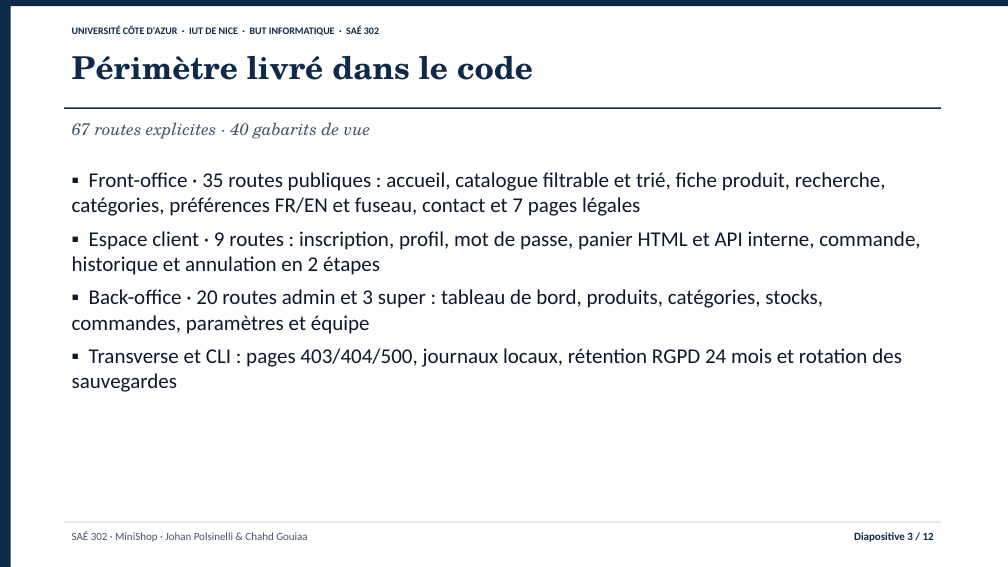
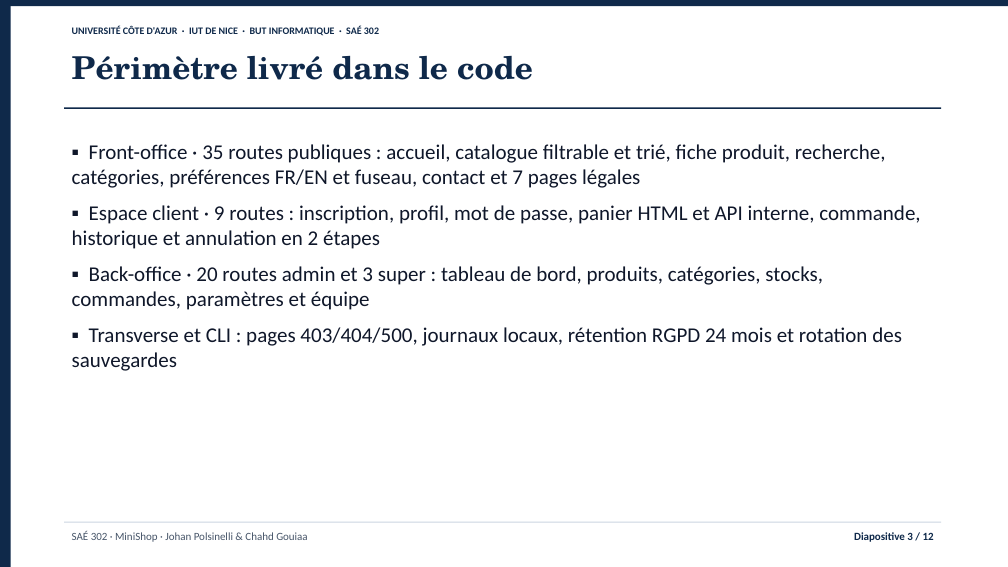
Before and after one commit to jojo8356/SAE-302, a slide deck: slide 3 of livrables/minishop-soutenance.pptx. Drawn at 1008x567 pixels with LibreOffice and Linux fonts; fonts in the diff are those of the drawing. Boxes give left, top, right and bottom in pixels: in the first picture for what was removed or moved away, otherwise in the second. Text is boxed around its words. In the diff, an @@ line names an element or a change of style, - is before the commit and + after.

```diff
--- a/livrables/minishop-soutenance.pptx
+++ b/livrables/minishop-soutenance.pptx
@@ text "▪ Front-office · 35 routes ...": place and size @@
-text "▪ Front-office · 35 routes ..." at <box>72,172,920,392</box>
+text "▪ Front-office · 35 routes ..." at <box>72,144,920,371</box>
@@ text "▪ Front-office · 35 routes ..." at <box>72,144,920,371</box>: more space between paragraphs @@
@@ text removed at <box>72,122,370,139</box> @@
-67 routes explicites · 40 gabarits de vue
```
Also in this commit, not shown: 11 other slides changed, 5 other files.
